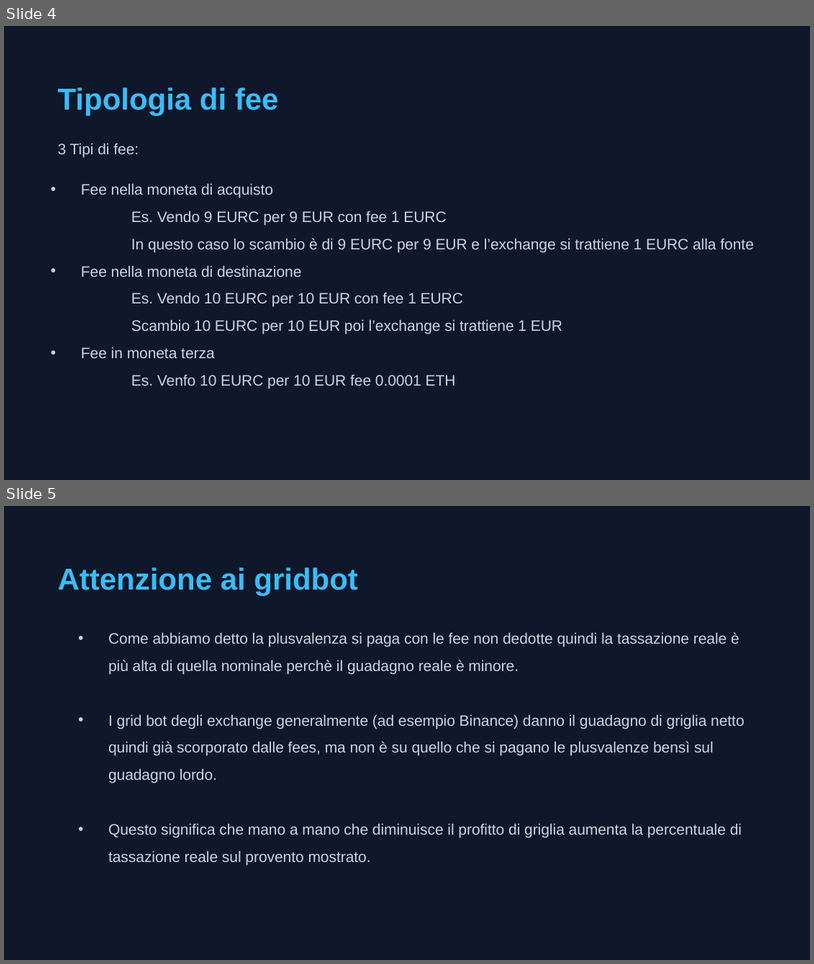
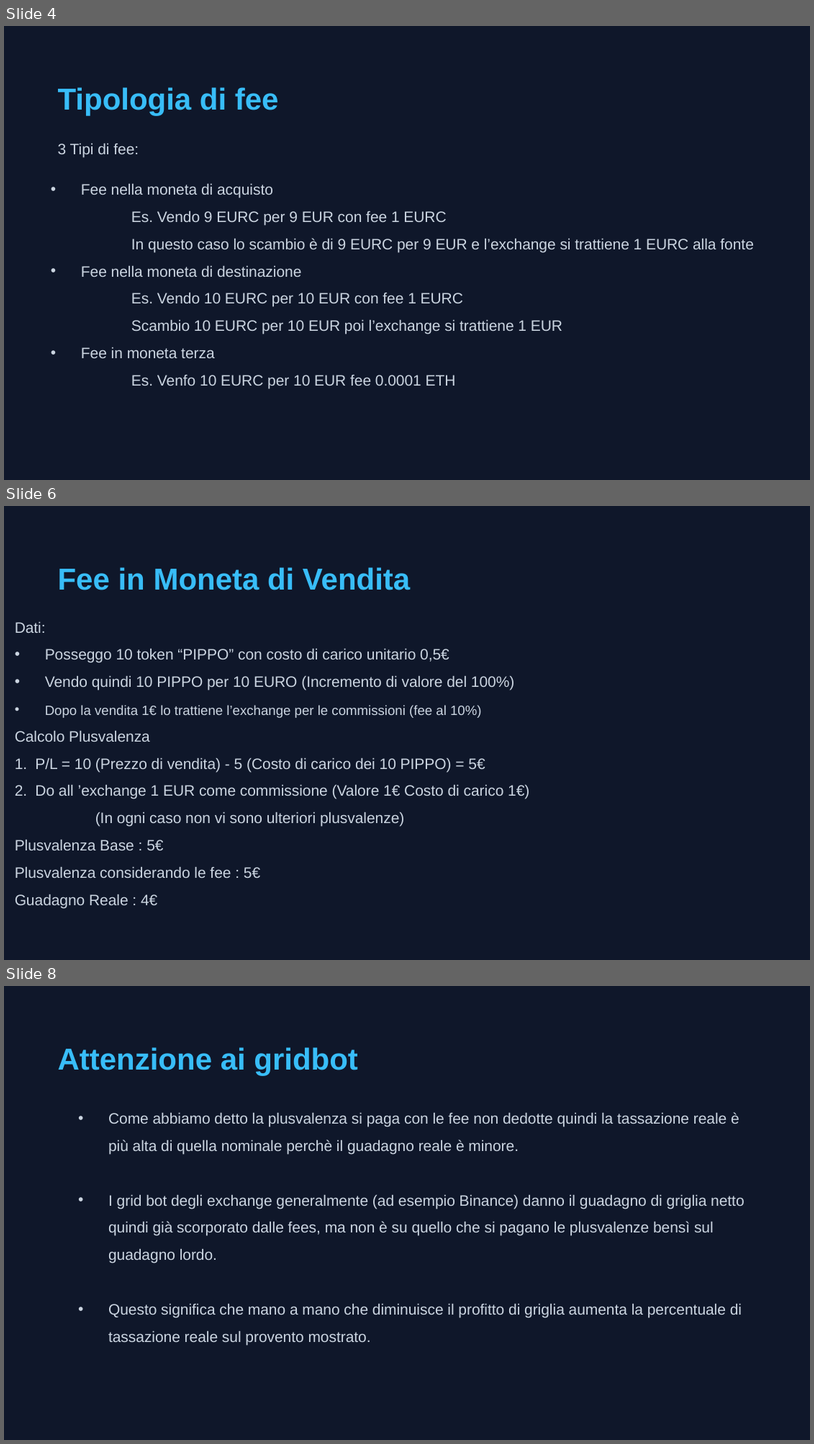
Before and after one commit to Lucapasselli/GiacenzeCrypto, a slide deck: Documentazione/Gestione delle fee.pptx. Shown one above the other, each under a label of ours: slides 4 and 5 before the commit, slides 4, 6 and 8 after it; the slides between them are not shown. The pictures are 814x964 and 814x1444 pixels, drawn with LibreOffice and Linux fonts; fonts in the diff are those of the drawing. Boxes give left, top, right and bottom in pixels: in the first picture for what was removed or moved away, otherwise in the second. Text is boxed around its words. In the diff, an @@ line names an element or a change of style, - is before the commit and + after.

```diff
--- a/Documentazione/Gestione delle fee.pptx
+++ b/Documentazione/Gestione delle fee.pptx
@@ slide 6 added at (x1=4, y1=506, x2=810, y2=960), background #0F172A @@
@@ text added at (x1=58, y1=567, x2=410, y2=590), 27 pt, text #38BDF8, bold @@
+Fee in Moneta di Vendita
@@ text added at (x1=15, y1=622, x2=530, y2=908), 13.5 pt, text #CBD5E1 @@
+Dati:
+• Posseggo 10 token “PIPPO” con costo di carico unitario 0,5€
+• Vendo quindi 10 PIPPO per 10 EURO (Incremento di valore del 100%)
+• Dopo la vendita 1€ lo trattiene l’exchange per le commissioni (fee al 10%)
+Calcolo Plusvalenza
+1. P/L = 10 (Prezzo di vendita) - 5 (Costo di carico dei 10 PIPPO) = 5€
+2. Do all ’exchange 1 EUR come commissione (Valore 1€ Costo di carico 1€)
+(In ogni caso non vi sono ulteriori plusvalenze)
+Plusvalenza Base : 5€
+Plusvalenza considerando le fee : 5€
+Guadagno Reale : 4€
@@ what was slide 5 is now slide 8 @@
```
Also in this commit, not shown: 2 other slides added, 1 other file.
